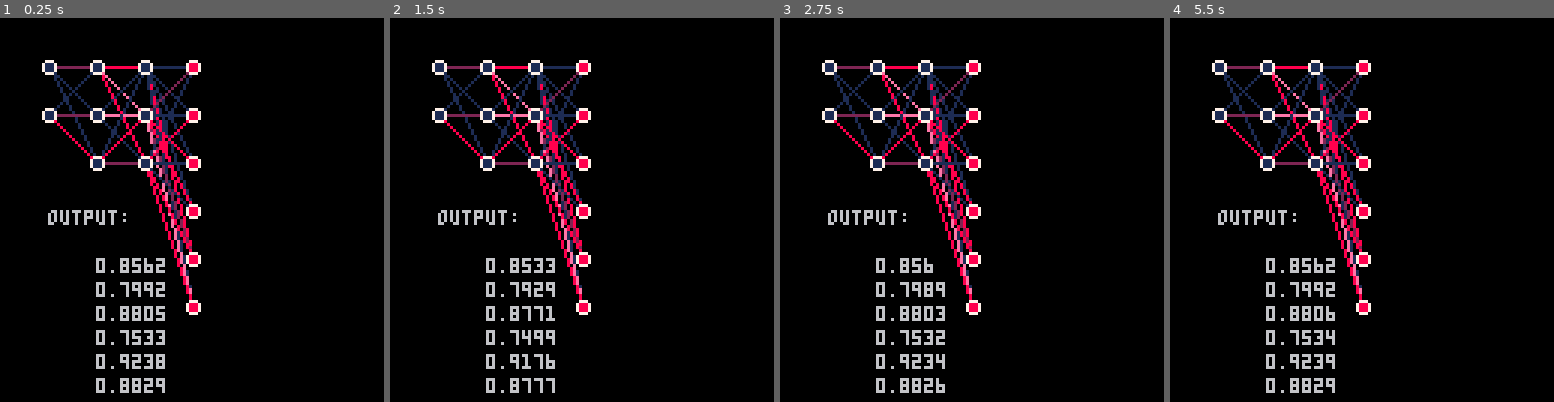
Above: before the commit, frames 1-4 (left to right).
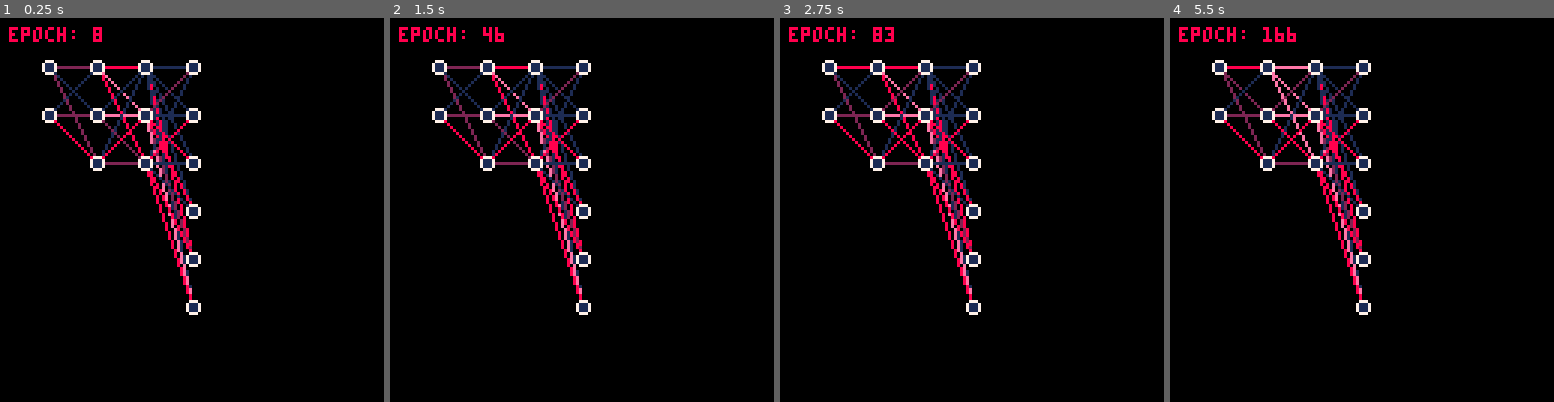
Above: after the commit, the same moments.

Repository: learnb/pico-learn
Game: PICO-8 cartridge pico-learn.p8
Same seed, same stepped clock (60 frames per second), same inputs: the game is played once before the commit and once after it.
Inputs:
- Up to frame 1 (0.25 s): no input
- Up to frame 2 (1.5 s): no input
- Up to frame 3 (2.75 s): no input
- Up to frame 4 (5.5 s): no input

The runs differ from the first frame. In frame 1, 3.4% of the frame differs, in the area x 2-52%, y 2-98%; in frame 2, 3.2%; in frame 3, 3.5%; in frame 4, 3.9%.

Commit message:
backprop working!

Diff:
--- a/pico-learn.p8
+++ b/pico-learn.p8
@@ -4,7 +4,7 @@
 -- pico learn
 -- by blearn
 function _init()
-
+    draw=true
     rectfill(0,0,127,127,0)
     --
     --net = init_graph()
@@ -20,16 +20,54 @@
     net:add_layer(layer:new(3,num_outputs,"sigmoid"))
 
     output={}
+    output=net:feedforward(np_rand_vec(num_inputs))
+
+    -- configure training
+    learing_rate=0.3
+    epochs = 1000
+    num_samples = 100
+
+    -- generate test data
+    x = {}
+    y = {}
+    for s=1,num_samples do -- each input sample
+        x[s]={}
+        for i=1,num_inputs do -- each input
+            x[s][i]=rnd()
+        end
+        y[s]={}
+        for l=1,num_outputs do -- each label
+            y[s][l]=rnd()
+        end
+    end
+
+    prev_sample=1
+    prev_epoch=-1
+    -- train
+    --net:train(x,y,learing_rate,epochs)
 end
 function _update()
-    output=net:feedforward(np_rand_vec(num_inputs))
+    --output=net:feedforward(np_rand_vec(num_inputs))
+
+    -- train
+    if ((net.epoch>prev_epoch) and (net.epoch<epochs)) then -- ready for next epoch
+        prev_epoch=net.epoch
+        net:train_step(x[prev_sample],y[prev_sample],learing_rate)
+        if (prev_sample<num_samples) then
+            prev_sample+=1
+        else
+            prev_sample=1
+        end
+    end
 end
 function _draw()
-    rectfill(0,0,127,127,0)
-    net:draw()
-    print("output: ", 16,64, 6)
-    for i=1,#output do
-        print(tostr(output[i]), 32,72+(i*8), 6)
+    if (draw) then
+        rectfill(0,0,127,127,0)
+        net:draw()
+        --print("output: ", 16,64, 6)
+        --for i=1,#output do
+        --    print(tostr(output[i]), 32,72+(i*8), 6)
+        --end
     end
     --
     --draw_nn(net)
@@ -114,6 +152,7 @@
 function nn:new()
     local this={}
     this.layers={}
+    this.epoch=0
 
     self.__index=self
     setmetatable(this,self)
@@ -135,8 +174,72 @@
 -- useful with sigmoid activation (interpret outputs as probabilities)
 -- returns index of predicted classed
 function nn:predict(x)
-    local ff=self.feedforward(x)
+    local ff=self:feedforward(x)
     return np_argmax(ff)
+end
+-- backpropagation
+-- uses mean squared sum loss function
+-- x: input values (array)
+-- y: target values (array)
+-- lr: learning rate (0, 1)
+function nn:backprop(x,y,lr)
+    -- feedforward
+    local output=self:feedforward(x)
+
+    -- calculate errors and deltas
+    for l=#self.layers,1,-1 do -- loop over layers backwards
+        local layer=self.layers[l]
+        if l==#self.layers then -- if this is output layer
+            layer.error=np_sub_vec(y,output)
+            layer.delta=np_mult_vec(layer.error,layer:apply_activation_derivative(output))
+        else
+            local next_layer=self.layers[l+1]
+            layer.error=np_dot_mv(next_layer.weights, next_layer.delta)
+            layer.delta=np_mult_vec(layer.error,layer:apply_activation_derivative(layer.last_activation))
+        end
+    end
+
+    -- update weights
+    for l=1,#self.layers do -- loop over layers
+        local _in={}
+        if (l!=1) then -- input is previous layer
+            _in=self.layers[l-1].last_activation
+        else -- input is x
+            _in=x
+        end
+        -- apply update: w += delta*x*lr
+        self.layers[l]:update(_in,self.layers[l].delta,lr)
+    end
+end
+-- train using sgd
+-- x: input values, 2-d array. x[1] is the first sample vector
+-- y: target values, 2-d array. y[1] is the first target vector
+-- lr: learning rate (0,1)
+-- max_epochs: maximum number of training iterations
+-- returns: array of mse errors
+function nn:train(x,y,lr,max_epochs)
+    local results={}
+    for i=1,max_epochs do -- each epoch
+        self.epoch=i
+        for j=1,#x do -- each input
+            self:backprop(x[j], y[j], lr)
+        end
+        -- check progress
+        --if i%10==0 then
+        --    local mse=np_mse()
+        --end
+    end
+    return results
+end
+-- train using sgd
+-- x: input values, 1-d array. x is a sample vector
+-- y: target values, 1-d array. y is a target vector
+-- lr: learning rate (0,1)
+-- max_epochs: maximum number of training iterations
+-- returns: array of mse errors
+function nn:train_step(x,y,lr)
+    self.epoch+=1
+    self:backprop(x, y, lr)
 end
 -- draw nn structure
 function nn:draw()
@@ -159,18 +262,19 @@
             end
         end
         -- draw neurons
+        -- if lindx==1 then -- first layer
         for r=1,ins do -- draw input neurons
             circfill(lindx*pad,r*pad, radius, graph_lib.heat_pal[1])
             circ(lindx*pad,r*pad, radius, graph_lib.heat_pal[5])
         end
-        if lindx==#self.layers then
-            -- draw output neurons
-            for c=1,outs do -- draw input neurons
-                circfill((lindx+1)*pad,c*pad, radius, graph_lib.heat_pal[3])
-                circ((lindx+1)*pad,c*pad, radius, graph_lib.heat_pal[5])
-            end
-        end
-    end
+        -- draw output neurons
+        for c=1,outs do -- draw input neurons
+            local h=graph_lib.heat_pal[mid(1,self.layers[lindx].last_activation[c],5)]
+            circfill((lindx+1)*pad,c*pad, radius, h)
+            circ((lindx+1)*pad,c*pad, radius, graph_lib.heat_pal[5])
+        end
+    end
+    print("epoch: "..self.epoch, 3,3, 8)
 end
 layer={}
 -- constructor for nn layer
@@ -195,67 +299,38 @@
 -- x is 1-d array (inputs)
 -- returns vector: XW+B
 function layer:activate(x)
+    --print("x: "..#x)
     local res=np_dot_vm(x, self.weights) -- X dot W
+    --print("xw: "..#res)
     res=np_add_vec(res, self.bias) -- add bias
-    self:apply_activation(res) -- apply activiation fn
-    return res
+    --print("xw+b: "..#res)
+    self.last_activation=self:apply_activation(res) -- apply activiation fn
+    --print("fn(xw+b): "..#self.last_activation)
+    return self.last_activation
 end
 function layer:apply_activation(vec)
     if self.activation=="tanh" then
-        np_vec_func(vec, np_tanh)
+        vec=np_vec_func(vec, np_tanh)
     else -- assume "sigmoid"
-        np_vec_func(vec, np_sigmoid)
-    end
-end
-fcnn={}
--- constructor for fully-connected neural network
--- input is array of ints. E.g. {3,5,3}
-function fcnn:new(_layers)
-    local this={}
-    this.layers={}
-    if (_layers != nil) then
-        -- create all neurons
-        for lindx=1,#_layers do -- each layer
-            this.layers[lindx] = {}
-            for nindx=1,_layers[lindx] do -- each neuron
-                local n=node:new(lindx*24,nindx*24)
-                add(this.layers[lindx], n)
-            end
-        end
-        -- connect neurons
-        for lindx,l in ipairs(this.layers) do -- each layer
-            -- if next layer exists, connect
-            if (lindx+1 <= #this.layers) then
-                for nindx,n in ipairs(l) do -- each current layer node
-                    for nl_indx,nl_n in ipairs(this.layers[lindx+1]) do -- each next layer node
-                        n:connect(nl_n)
-                    end
-                end
-            end
-        end
-    end
-
-
-    self.__index=self
-    setmetatable(this,self)
-    return this
-end
-function fcnn:feedforward()
-    for l in (self.layers) do -- each layer
-        for n in l do -- each neuron
-            for e in n.edges do -- each edge
-                --
-            end
-        end
-    end
-end
-function draw_nn(_net)
-    --
-    for n in all(_net.layers[1]) do
-        draw_graph(n)
-    end
-end
-
+        vec=np_vec_func(vec, np_sigmoid)
+    end
+    return vec
+end
+function layer:apply_activation_derivative(vec)
+    if self.activation=="tanh" then
+        vec=np_vec_func(vec, np_deriv_tanh)
+    else -- assume "sigmoid"
+        vec=np_vec_func(vec, np_deriv_sigmoid)
+    end
+    return vec
+end
+function layer:update(_input,_output,_lr)
+    for i=1,#_input do
+        for o=1,#_output do
+            self.weights[i][o]+=_output[o]*_input[i]*_lr
+        end
+    end
+end
 -->8
 -- num-pico lib
 -- returns a n-by-m array with random values (0,1)
@@ -318,6 +393,23 @@
     end
     return c
 end
+-- dot product of n-by-p matrix and 1-d vector
+-- a is n-by-p matrix
+-- b is array of legnth p (1-by-p transposed)
+-- returns array of length n (1-by-n transposed)
+function np_dot_mv(_a,_b)
+    local n=#_a
+    local p=#_a[1]
+    local c={}
+    -- compute result matrix
+    for i=1,n do -- each row (a)
+        c[i]=0
+        for j=1,p do -- each col (a)
+            c[i]+=_b[j]*_a[i][j]
+        end
+    end
+    return c
+end
 -- component-wise vector addition
 -- a is 1-d array of length n
 -- b is 1-d array of length n
@@ -329,8 +421,31 @@
     end
     return c
 end
+-- component-wise vector subtraction
+-- a is 1-d array of length n
+-- b is 1-d array of length n
+-- returns n-d array
+function np_sub_vec(_a,_b)
+    local c={}
+    for i=1,#_a do
+        c[i]=_a[i]-_b[i]
+    end
+    return c
+end
+-- component-wise vector multiplication
+-- a is 1-d array of length n
+-- b is 1-d array of length n
+-- returns n-d array
+function np_mult_vec(_a,_b)
+    local c={}
+    for i=1,#_a do
+        c[i]=_a[i]*_b[i]
+    end
+    return c
+end
 -- matrix component-wise addtion
 -- a is m-by-n, b is n-by-p
+-- returns array of length m
 function np_add(_a,_b)
     local m=#_a
     local n=#_b
@@ -350,6 +465,7 @@
     for i=1,#_v do
         _v[i]=_func(_v[i])
     end
+    return _v
 end
 -- returns index of max value in array
 function np_argmax(vec)
@@ -367,9 +483,17 @@
 function np_sigmoid(x)
     return 1 / (1+np_exp(-x))
 end
+-- derived sigmoid
+function np_deriv_sigmoid(x)
+    return x*(1-x)
+end
 -- hiberbolic tangent
 function np_tanh(x)
 	return np_sinh(x)/np_cosh(x)
+end
+-- derived sigmoid
+function np_deriv_tanh(x)
+    return 1-(x^2)
 end
 -- hiberbolic cosine
 function np_cosh(x)
